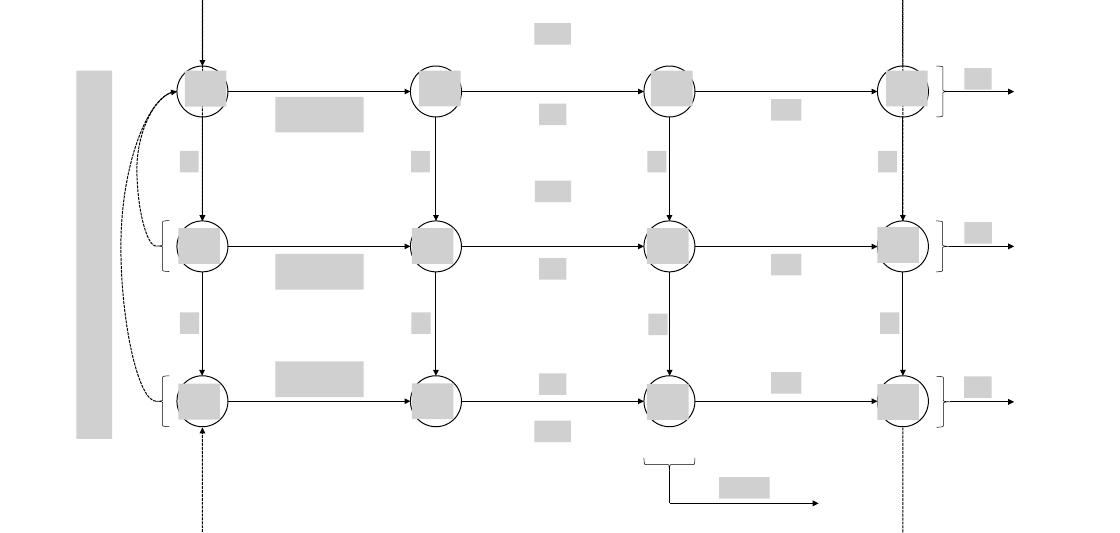
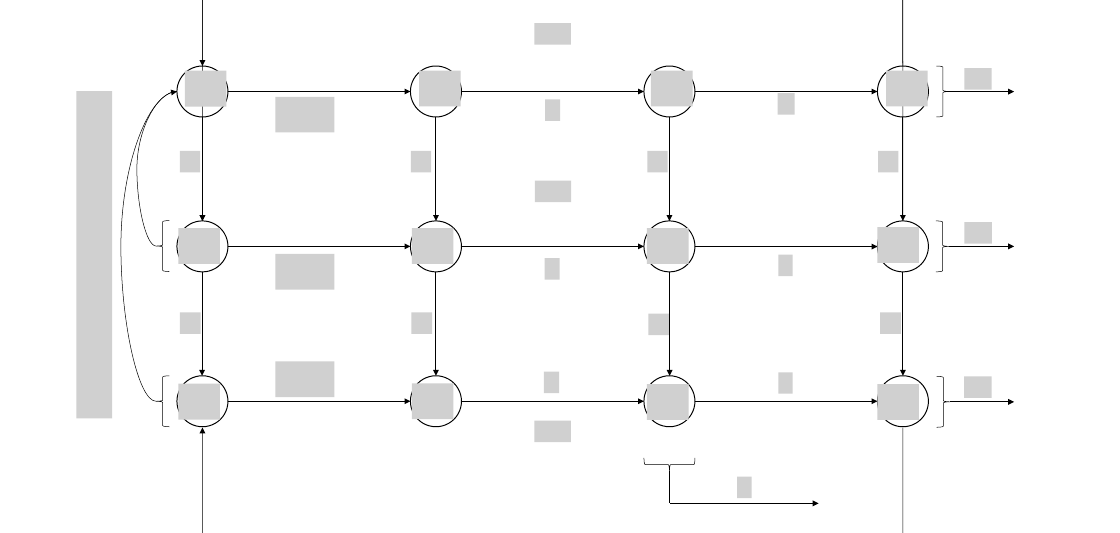
Before and after one commit to bClemot-Sc/msc-epidemiology-project, a slide deck: slide 1 of Schéma MEPI.pptx. Drawn at 1120x533 pixels with LibreOffice and Linux fonts; fonts in the diff are those of the drawing; grey boxes stand for pictures. Boxes give left, top, right and bottom in pixels: in the first picture for what was removed or moved away, otherwise in the second. Text is boxed around its words. In the diff, an @@ line names an element or a change of style, - is before the commit and + after.

Commit message:
Ajouts schémas
J'ai créé une V2 du schéma de base avec des flèches droites, car les arrondis sont insuportables sur Powerpoint, j'ai aussi commencé de produire le schéma pour le modèle modifié, il ne manque que les équations à ajouter mais je les ai déjà préparées.

```diff
--- a/Schéma MEPI.pptx
+++ b/Schéma MEPI.pptx
@@ curved arrow (903, 66) - (203, 66): stroke #000000 1 pt dashed to #000000 0.5 pt @@
@@ picture: place and size @@
-picture at (77, 70, 112, 439)
+picture at (76, 91, 112, 418)
@@ curved arrow (156, 402) - (177, 92): stroke #000000 1 pt dashed to #000000 0.5 pt @@
@@ curved line (156, 246) - (177, 92): stroke #000000 1 pt dashed to #000000 0.5 pt @@
@@ picture: place and size @@
-picture at (275, 97, 363, 132)
+picture at (275, 97, 334, 132)
@@ picture: place and size @@
-picture at (539, 104, 566, 125)
+picture at (545, 100, 560, 121)
@@ picture: place and size @@
-picture at (771, 100, 801, 121)
+picture at (777, 93, 794, 114)
@@ picture: place and size @@
-picture at (275, 254, 363, 289)
+picture at (275, 254, 334, 289)
@@ picture: place and size @@
-picture at (539, 258, 566, 279)
+picture at (545, 258, 560, 279)
@@ picture removed at (771, 254, 801, 275) @@
@@ picture added at (779, 255, 793, 276) @@
@@ picture: place and size @@
-picture at (275, 362, 363, 398)
+picture at (275, 362, 334, 398)
@@ picture removed at (539, 373, 566, 395) @@
@@ picture added at (544, 372, 559, 393) @@
@@ picture removed at (771, 373, 801, 394) @@
@@ picture added at (779, 373, 793, 394) @@
@@ curved arrow (903, 428) - (203, 428): stroke #000000 1 pt dashed to #000000 0.5 pt @@
@@ picture: place and size @@
-picture at (719, 477, 769, 498)
+picture at (737, 477, 752, 498)
```
Also in this commit, not shown: 2 other files.
